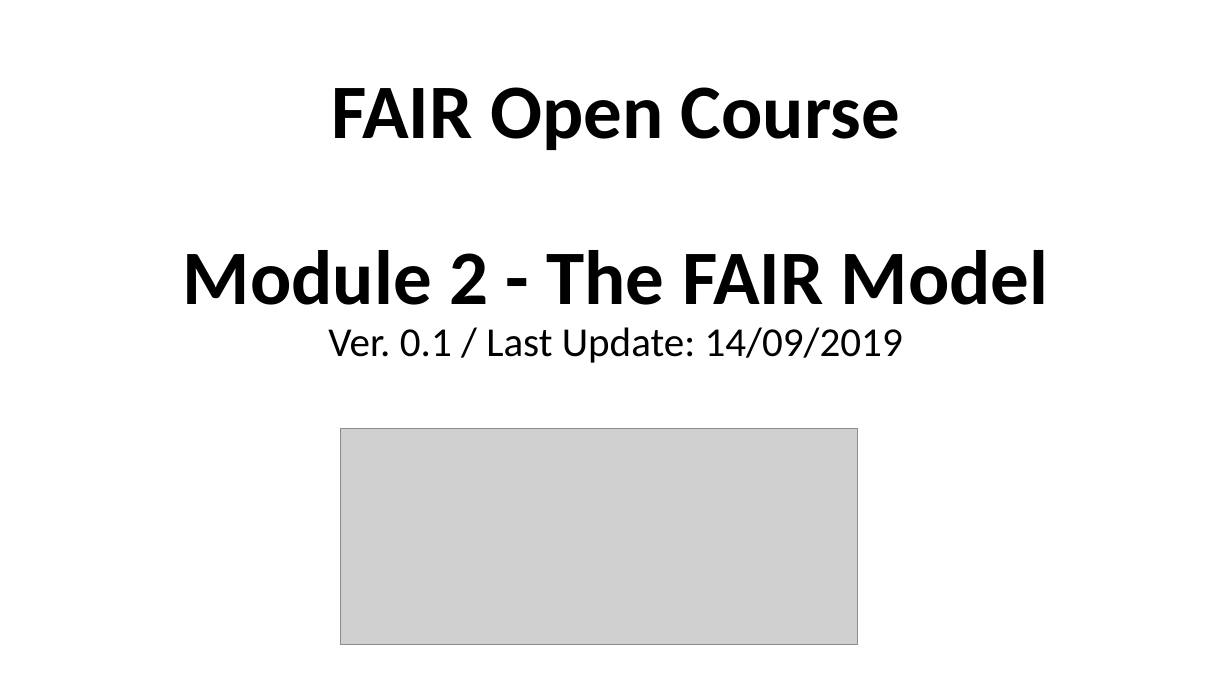
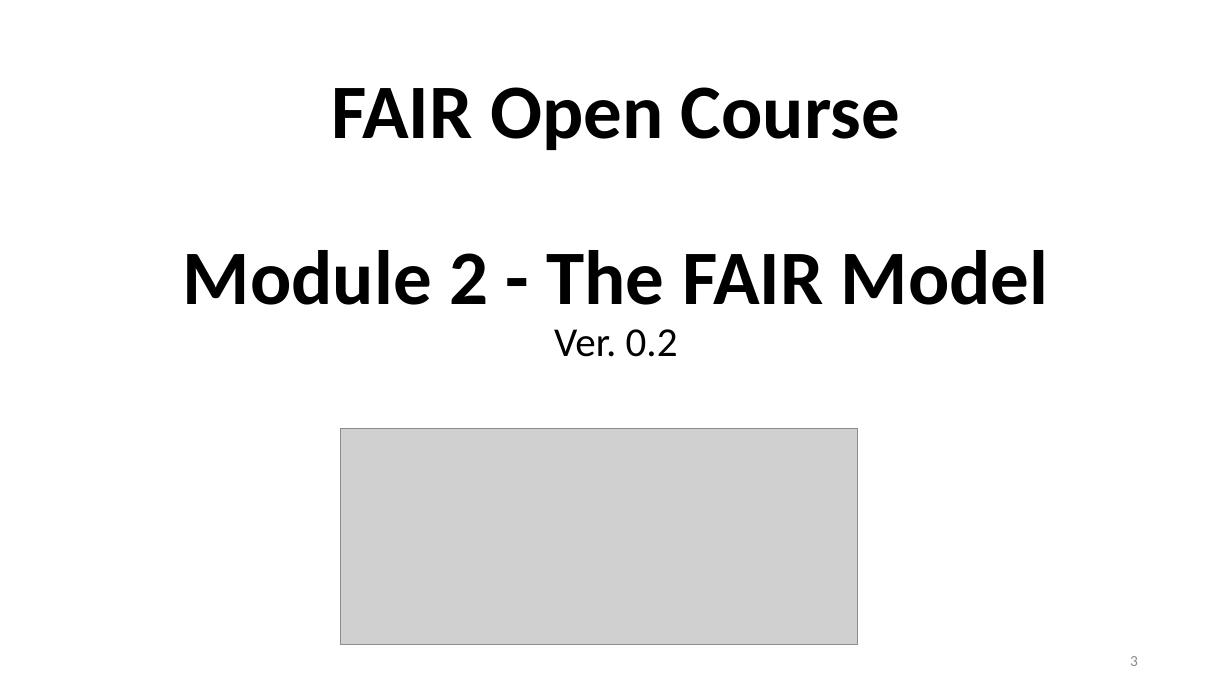
Before and after one commit to OSUso/FAIR-Open-Course, a slide deck: slide 3 of FAIR Open Course - Module 02 - The FAIR Model.pptx. Drawn at 1232x693 pixels with LibreOffice and Linux fonts; fonts in the diff are those of the drawing; grey boxes stand for pictures. Boxes give left, top, right and bottom in pixels: in the first picture for what was removed or moved away, otherwise in the second. Text is boxed around its words. In the diff, an @@ line names an element or a change of style, - is before the commit and + after.

```diff
--- a/FAIR Open Course - Module 02 - The FAIR Model.pptx
+++ b/FAIR Open Course - Module 02 - The FAIR Model.pptx
@@ title at box(183, 87, 1049, 357): text changed @@
-FAIR Open Course
-Module 2 - The FAIR Model
-Ver. 0.1 / Last Update: 14/09/2019
+FAIR Open Course
+Module 2 - The FAIR Model
+Ver. 0.2
@@ page number added at box(1130, 656, 1138, 666), 12 pt, text #8C8C8C @@
+3
```
Also in this commit, not shown: 62 other slides changed, 3 slides added, 2 other files.
